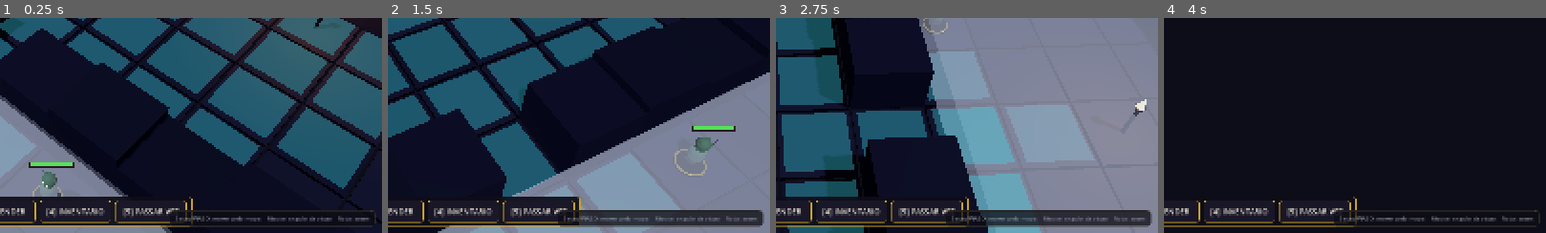
Above: before the commit, frames 1-4 (left to right).
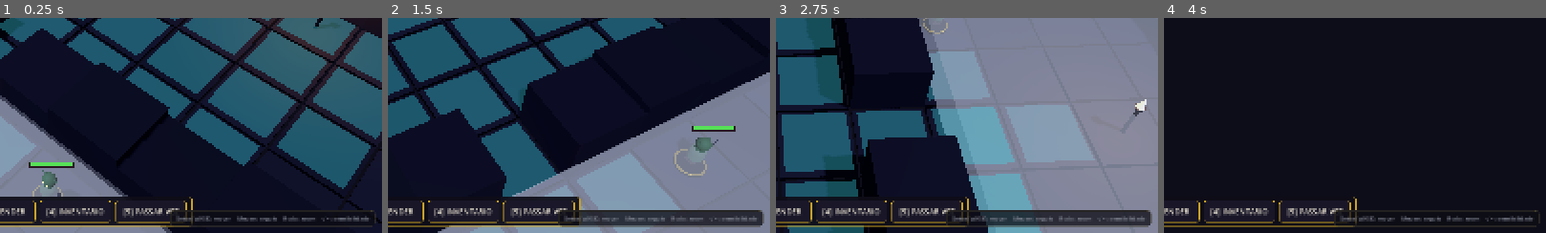
Above: after the commit, the same moments.

Repository: FalconiRod/Little-Sword
Game: Godot game, scene res://src/scenes/main.tscn
The game is run twice, just before and just after one commit, with the same random seed, the same clock (stepped at 60 frames per second) and the same inputs.
Inputs (mouse positions are % of the whole screen's width and height, from its top left):
- Up to frame 1 (0.25 s): no input
- Up to frame 2 (1.5 s): tap Enter at 0.5 s; move the mouse to (72, 45) at 0.52 s; hold D 0.53-1.28 s; hold E 0.53-1.28 s; click (72, 45) at 0.67 s; move the mouse to (30, 55) at 1.27 s; hold S from 1.28 s (still down); tap Q at 1.35 s; click (30, 55) at 1.42 s
- Up to frame 3 (2.75 s): tap E at 1.55 s; move the mouse to (60, 28) at 2.02 s; release S at 2.03 s; hold D from 2.03 s (still down); hold E from 2.03 s (still down); click (60, 28) at 2.17 s
- Up to frame 4 (4 s): move the mouse to (45, 70) at 2.77 s; release D at 2.78 s; release E at 2.78 s; hold W 2.78-3.53 s; tap 1 at 2.85 s; click (45, 70) at 2.92 s; tap E at 3.05 s; move the mouse to (80, 65) at 3.52 s; hold A from 3.53 s (still down); hold E from 3.53 s (still down); tap 2 at 3.6 s; click (80, 65) at 3.67 s
The pictures show only the part of the screen within x 50-100%, y 50-100%; the shares and areas given below are measured in that part.

The runs differ from the first frame. In frame 1, 0.4% of the frame differs, in the area x 46-96%, y 92-95%; in frame 2, 0.3%; in frame 3, 0.3%; in frame 4, 0.4%.

Commit message:
v0.2.7: sensibilidade do mouse ajustavel em jogo (-/=)

Diff:
--- a/src/core/tactical_camera.gd
+++ b/src/core/tactical_camera.gd
@@ -14,7 +14,10 @@
 
 @export_group("Rotação (orbit)")
 ## Graus de rotação por pixel de movimento do mouse. Baixo = pesado/lento.
+## Ajustável em jogo com as teclas - e = (set_sensitivity).
 @export var rotation_sensitivity: float = 0.12
+const SENS_MIN := 0.04
+const SENS_MAX := 0.30
 ## Taxa de suavização exponencial: quanto maior, mais responsivo.
 @export var rotation_smoothing: float = 8.0
 ## Limites de pitch (vertical), em graus.
@@ -125,6 +128,11 @@
 		elif event.button_index == MOUSE_BUTTON_WHEEL_DOWN and event.pressed:
 			var step := zoom_step * clampf(_zoom_current / 12.0, 1.0, 3.0)
 			_zoom_target = clamp(_zoom_target + step, zoom_min, zoom_max)
+	elif event is InputEventKey and event.pressed and not event.echo:
+		if event.keycode == KEY_MINUS:
+			set_sensitivity(rotation_sensitivity - 0.02)
+		elif event.keycode == KEY_EQUAL:
+			set_sensitivity(rotation_sensitivity + 0.02)
 	elif event is InputEventMouseMotion:
 		if _is_orbiting:
 			_yaw_target -= event.relative.x * rotation_sensitivity * 0.01
@@ -197,6 +205,15 @@
 	following = false
 
 
+## Ajusta a sensibilidade do mouse em jogo (- / =). O arrasto de pan
+## acompanha proporcionalmente para os dois gestos "sentirem" igual.
+func set_sensitivity(v: float) -> void:
+	rotation_sensitivity = clampf(v, SENS_MIN, SENS_MAX)
+	middle_mouse_pan_sensitivity = 0.02 * (rotation_sensitivity / 0.12)
+	var pct := int(round(rotation_sensitivity / 0.12 * 100.0))
+	EventBus.log_msg.emit("Sensibilidade do mouse: %d%%" % pct, "8fd3ff")
+
+
 # ---------------------------------------------------------------------------
 # ROTAÇÃO
 # ---------------------------------------------------------------------------
--- a/src/ui/hud.gd
+++ b/src/ui/hud.gd
@@ -309,7 +309,7 @@
 	p.offset_bottom = -14
 	p.mouse_filter = Control.MOUSE_FILTER_IGNORE
 	add_child(p)
-	var l := _label("Setas/WASD: mover pelo mapa    Mouse: angulo da visao    Roda: zoom", 12, "8a8f9c", p)
+	var l := _label("Setas/WASD: mover    Mouse: angulo    Roda: zoom    -/= : sensibilidade", 12, "8a8f9c", p)
 	l.mouse_filter = Control.MOUSE_FILTER_IGNORE
 
 func _build_inventory() -> void:
Not shown, changed: docs/CHANGELOG.md
